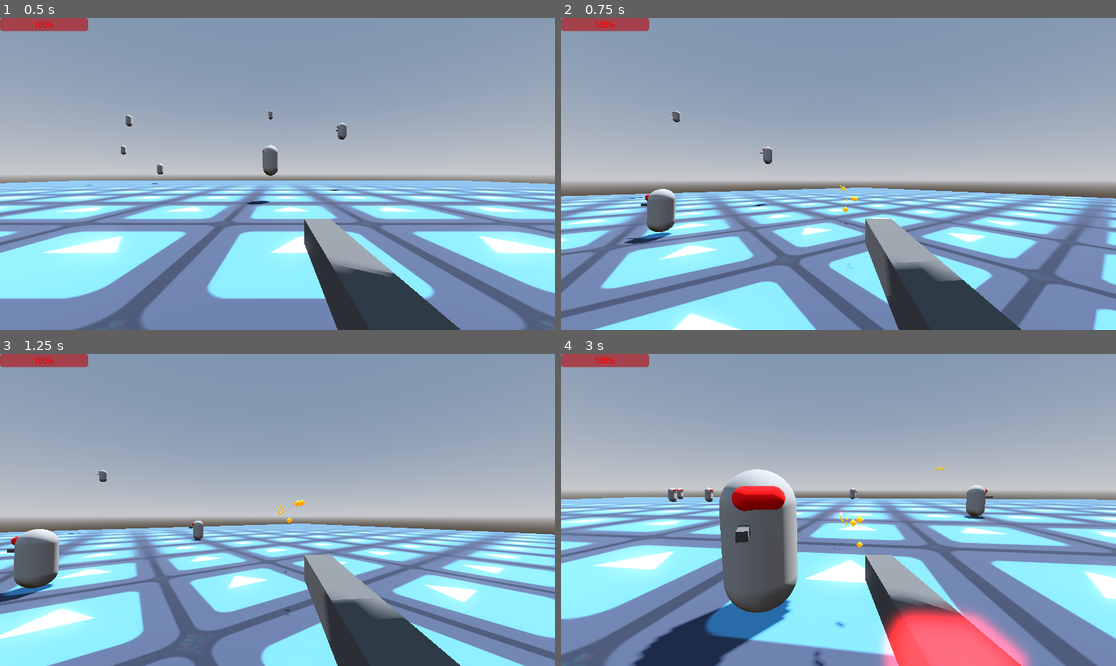
Above: before the commit, frames 1-4 (two rows, left to right).
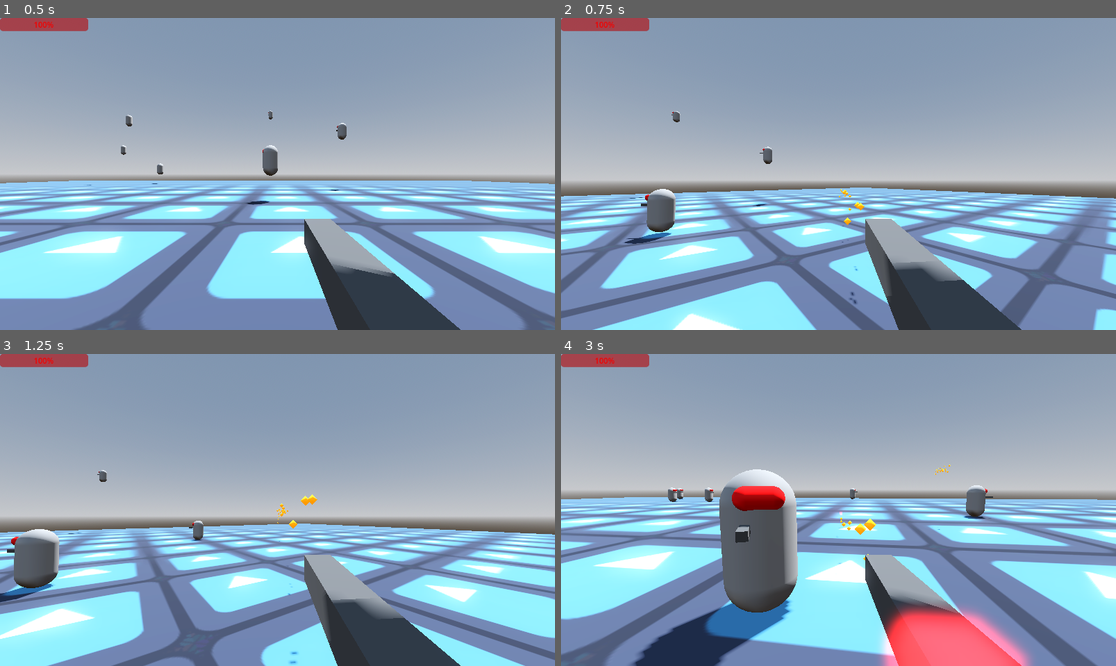
Above: after the commit, the same moments.

Repository: Ciken-taste/Godot-FPS
Game: Godot game, scene res://main.tscn
The game is run twice, just before and just after one commit, with the same random seed, the same clock (stepped at 60 frames per second) and the same inputs. The engine's default icon, where the game draws it, is replaced by a stand-in: a white triangle on a blue panel in a dark square.
Inputs (mouse positions are in pixels of both pictures, inside the frame that each line leads up to):
- Up to frame 1 (0.5 s): no input
- Up to frame 2 (0.75 s): tap Enter (ui_accept) at 0.5 s; move the mouse to (866, 174) at 0.52 s; press the mouse at (866, 174) at 0.53 s; hold Up (ui_up) from 0.53 s (still down)
- Up to frame 3 (1.25 s): keep holding Up (ui_up); tap Enter (ui_accept) at 0.77 s
- Up to frame 4 (3 s): keep holding Up (ui_up); move the mouse to (810, 510) at 1.27 s; release the mouse at (810, 510) at 1.28 s; click (810, 510) at 1.35 s; tap Enter (ui_accept) at 1.52 s; move the mouse to (849, 503) at 2.02 s; press the mouse at (849, 503) at 2.03 s; move the mouse to (832, 516) at 2.77 s; release the mouse at (832, 516) at 2.78 s; click (832, 516) at 2.85 s

Frame 1 is identical in both runs. In frame 2, 0.1% of the frame differs, in the area x 49-55%, y 53-92%; in frame 3, 0.2%; in frame 4, 0.3%, in the area x 31-71%, y 35-100%.

Commit message:
Enemies need line of sight to fire

Diff:
--- a/bullet.tscn
+++ b/bullet.tscn
@@ -4,15 +4,13 @@
 script/source = "extends RigidBody3D
 
 @onready var collision_ray := ($Gunshot as RayCast3D)
-@export var bullet_velocity = 100
+@export var bullet_velocity = 75
 
 func _ready() -> void:
-	print(transform.basis)
 	linear_velocity = -transform.basis.z * bullet_velocity
 
 func _physics_process(delta: float) -> void:
 	if collision_ray.is_colliding():
-		print(\"fafa\")
 		var bullet = preload(\"res://gunshot.tscn\")
 		bullet = bullet.instantiate()
 		bullet.position = global_position
@@ -28,7 +26,7 @@
 
 
 func _on_removal_area_body_entered(body: Node3D) -> void:
-	print(body)
+
 	queue_free()
 "
 
--- a/enemy.gd
+++ b/enemy.gd
@@ -18,6 +18,8 @@
 @onready var gun_timer := ($GunTimer as Timer)
 @onready var gun := ($Gun as MeshInstance3D)
 @onready var gun_muzzle := ($Gun/Muzzle as Marker3D)
+
+@onready var player_visible_ray := ($RayCast3D as RayCast3D)
 
 func approaching_player():
 	global_position -= transform.basis.z * SPEED
@@ -65,12 +67,18 @@
 	if not is_player_spotted:
 		patrol()
 	else:
+		player_visible_ray.target_position = to_local(PlayerVars.current_pos)
+		print(player_visible_ray.target_position)
+		if player_visible_ray.is_colliding():
+			print(player_visible_ray.get_collider())
+			print("i cant see him")
+			closing_in = true
 		look_at(PlayerVars.current_pos)
 		if global_position.distance_to(PlayerVars.current_pos) >= 50:
 			closing_in = true
 
 		if not closing_in:
-			gun.rotation.x = clamp(rotation.x + global_position.distance_to(PlayerVars.current_pos) * 0.0005, -PI/4, PI/3)
+			gun.rotation.x = clamp(rotation.x + global_position.distance_to(PlayerVars.current_pos) * 0.00075, -PI/4, PI/3)
 			rotation.x = 0
 			shoot()
 		else:
--- a/enemy.tscn
+++ b/enemy.tscn
@@ -22,6 +22,7 @@
 radius = 6.5315
 
 [node name="Enemy" type="CharacterBody3D"]
+collision_layer = 2
 script = ExtResource("1_7wqed")
 
 [node name="Gun" type="MeshInstance3D" parent="."]
@@ -38,6 +39,13 @@
 spot_range = 44.943
 spot_attenuation = -8.44
 spot_angle = 0.5
+
+[node name="RayCast3D" type="RayCast3D" parent="."]
+transform = Transform3D(1, 0, 0, 0, 1, 0, 0, 0, 1, 0, 0.727639, 0)
+target_position = Vector3(0, 0.145, 0)
+collision_mask = 8
+debug_shape_custom_color = Color(0.923985, 0.143474, 0.371613, 1)
+debug_shape_thickness = 5
 
 [node name="MeshInstance3D" type="MeshInstance3D" parent="."]
 mesh = SubResource("CapsuleMesh_dhu68")
--- a/gunshot.tscn
+++ b/gunshot.tscn
@@ -5,5 +5,6 @@
 [node name="Gunshot" type="Node3D"]
 
 [node name="Decal" type="Decal" parent="."]
-size = Vector3(0.2, 0.2, 0.2)
+transform = Transform3D(1, 0, 0, 0, 1, 0, 0, 0, 1, 0.159412, 0, 0)
+size = Vector3(1, 1, 1)
 texture_albedo = ExtResource("1_h21sb")
--- a/main.tscn
+++ b/main.tscn
@@ -47,6 +47,7 @@
 surface_material_override/0 = SubResource("StandardMaterial3D_6nyh5")
 
 [node name="StaticBody3D" type="StaticBody3D" parent="MeshInstance3D"]
+collision_layer = 9
 
 [node name="CollisionShape3D" type="CollisionShape3D" parent="MeshInstance3D/StaticBody3D"]
 shape = SubResource("ConcavePolygonShape3D_s0bw8")
@@ -59,6 +60,7 @@
 mesh = SubResource("BoxMesh_xifrf")
 
 [node name="StaticBody3D" type="StaticBody3D" parent="MeshInstance3D2"]
+collision_layer = 9
 
 [node name="CollisionShape3D" type="CollisionShape3D" parent="MeshInstance3D2/StaticBody3D"]
 shape = SubResource("ConcavePolygonShape3D_fdbgl")
--- a/player.tscn
+++ b/player.tscn
@@ -26,6 +26,7 @@
 albedo_color = Color(0.314316, 0.314316, 0.314316, 1)
 
 [node name="Player" type="CharacterBody3D"]
+collision_layer = 2
 script = ExtResource("1_n1ysu")
 
 [node name="Area3D" type="Area3D" parent="." groups=["Player"]]
